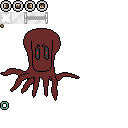
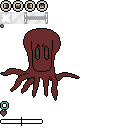
Before/after of a 128×128 layered artwork. What changed in the layer stack:
painted on "Layer" over [0, 110, 43, 126]
